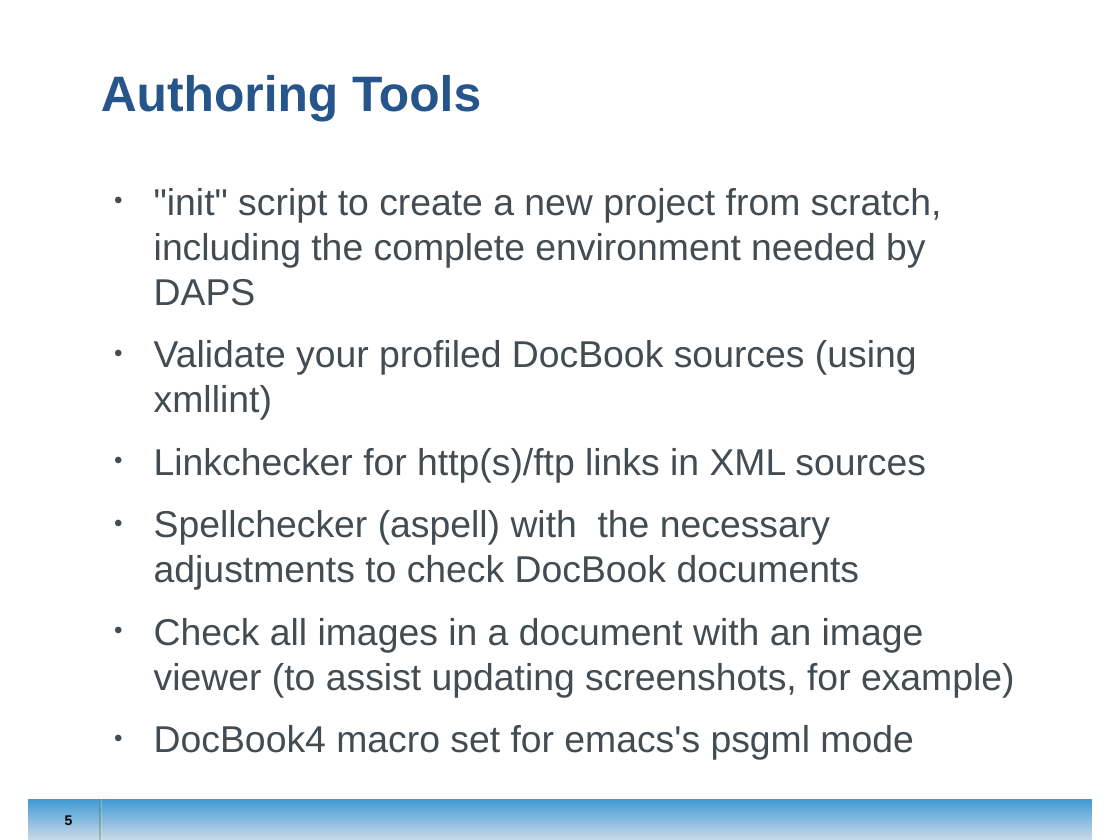
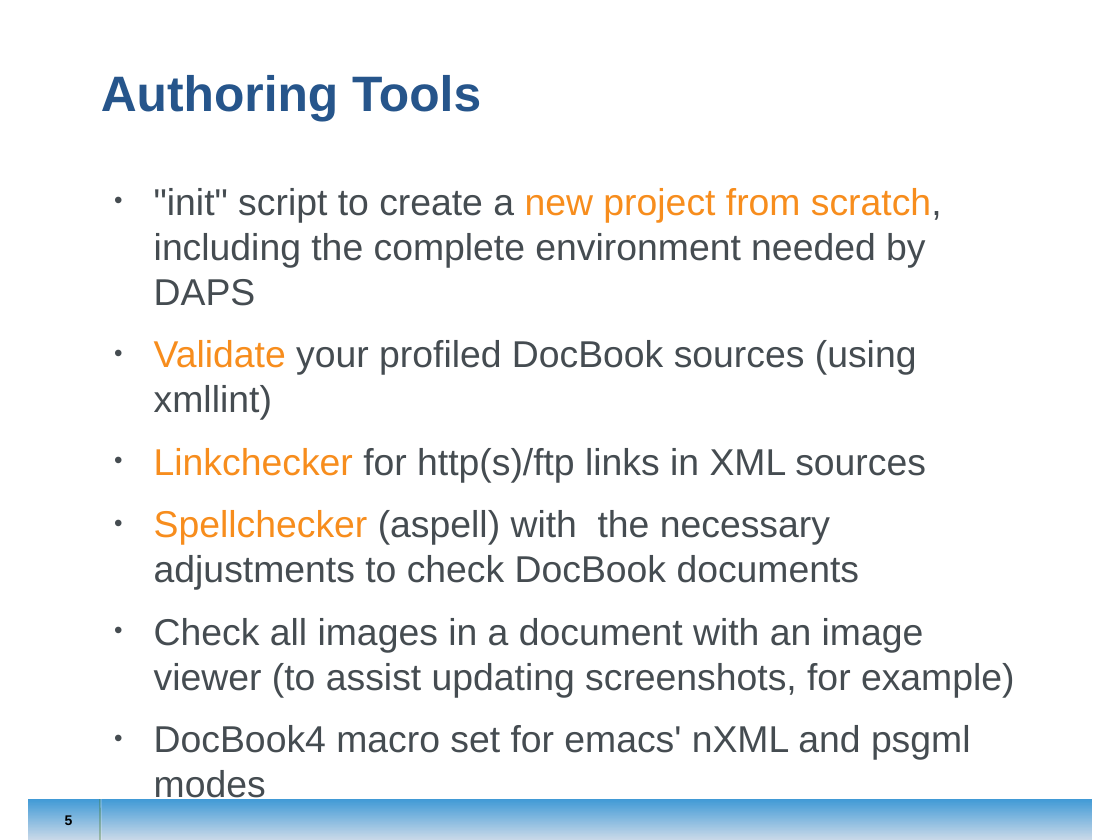
Before and after one commit to openSUSE/daps, a slide deck: slide 5 of doc/presentation/daps_linuxtag_2012.odp. Drawn at 1120x840 pixels with LibreOffice and Linux fonts; fonts in the diff are those of the drawing; background and template pictures are left out. Boxes give left, top, right and bottom in pixels: in the first picture for what was removed or moved away, otherwise in the second. Text is boxed around its words. In the diff, an @@ line names an element or a change of style, - is before the commit and + after.

```diff
--- a/doc/presentation/daps_linuxtag_2012.odp
+++ b/doc/presentation/daps_linuxtag_2012.odp
@@ text at <box>154,188,942,590</box>: text colour #454C51 to #F78D1D in "new project from scratch,", "Validate", "Linkchecker", "Spellchecker" @@
@@ text at <box>154,725,971,805</box>: text changed @@
-• DocBook4 macro set for emacs's psgml mode
+• DocBook4 macro set for emacs' nXML and psgml modes
```
Also in this commit, not shown: 4 other slides changed, 1 slide added.
